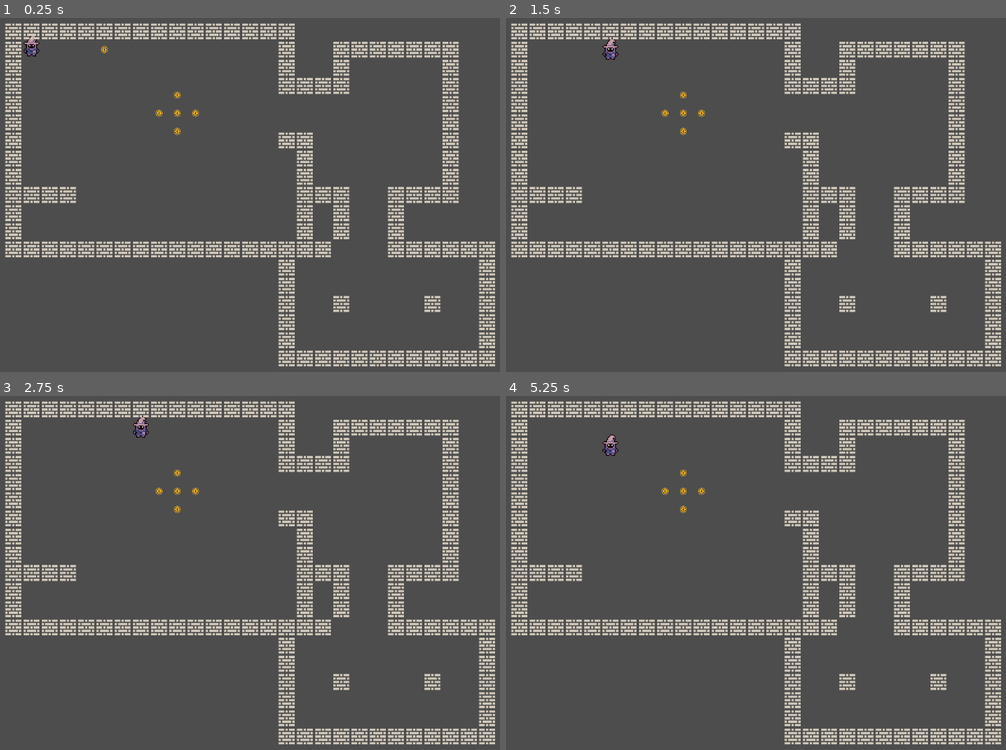
Above: before the commit, frames 1-4 (two rows, left to right).
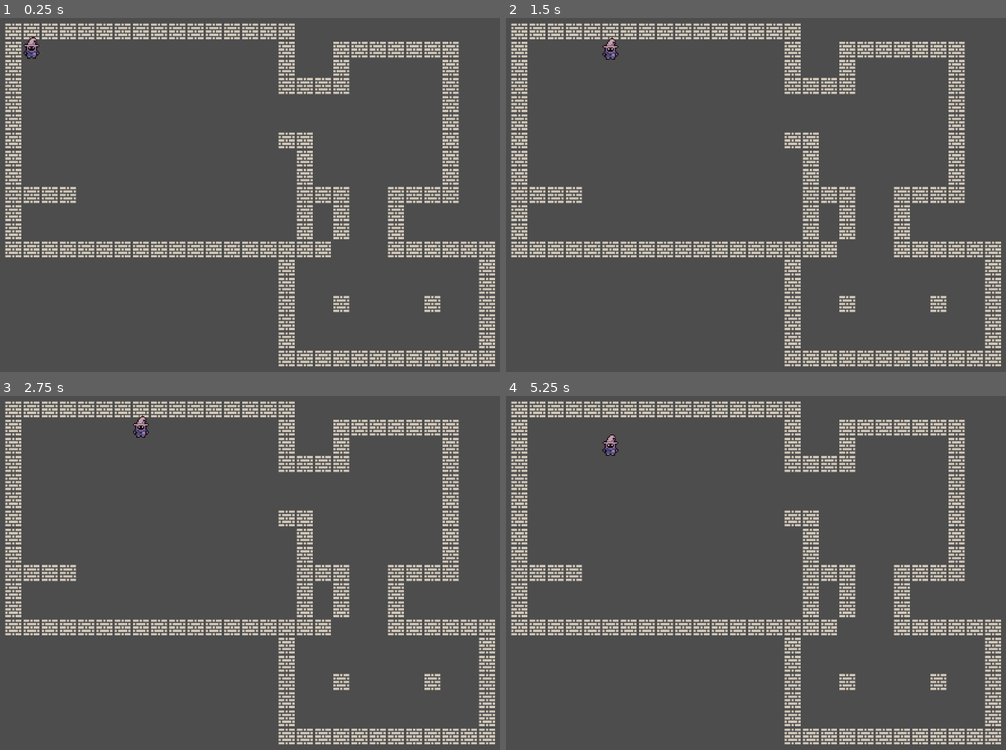
Above: after the commit, the same moments.

Repository: MickShannahan/drunken_dungeon
Game: Godot game, scene res://scenes/Game.tscn
Same seed, same stepped clock (60 frames per second), same inputs: the game is played once before the commit and once after it. Before the commit the project starts from res://scenes/MainScene.tscn.
Inputs:
- Up to frame 1 (0.25 s): no input
- Up to frame 2 (1.5 s): tap Enter (ui_accept) at 0.5, 0.6, 0.77, 1.07, 1.35 s; hold Right (ui_right) 0.53-1.28 s; hold Down (ui_down) from 1.28 s (still down)
- Up to frame 3 (2.75 s): tap Enter (ui_accept) at 1.52, 1.82, 2.1 s; release Down (ui_down) at 2.03 s; hold Right (ui_right) from 2.03 s (still down)
- Up to frame 4 (5.25 s): tap Enter (ui_accept) at 2.75, 2.85, 3.02, 3.32, 3.5, 3.6, 3.77, 4.07, 4.25, 4.35, 4.52, 4.82, 5, 5.1 s; release Right (ui_right) at 2.78 s; hold Up (ui_up) 2.78-3.53 s; hold Left (ui_left) 3.53-5.03 s; hold Down (ui_down) from 5.03 s (still down)

The runs differ from the first frame. In frame 1, 0.2% of the frame differs, in the area x 4-40%, y 5-34%; in frame 2, 0.1%; in frame 3, 0.1%; in frame 4, 0.1%.
Error after the commit: Parse Error: Expected indented block after match pattern block. (res://scenes/Game.tscn::GDScript_78awf:29)

Commit message:
bleh, feeling fart brained, can't write

Diff:
--- /dev/null
+++ b/scenes/Game.tscn
@@ -0,0 +1,90 @@
+[gd_scene load_steps=9 format=3 uid="uid://balqyl3r1p3fx"]
+
+[ext_resource type="PackedScene" uid="uid://cmha1jwu7rd55" path="res://scenes/Level.tscn" id="1_s0nni"]
+[ext_resource type="Script" uid="uid://beolpfc45v6r3" path="res://scripts/turn_manager.gd" id="2_78awf"]
+[ext_resource type="Script" uid="uid://blnqk1cgtgn33" path="res://scripts/floor_manager.gd" id="3_cpr0p"]
+[ext_resource type="PackedScene" uid="uid://c4ut5cvrpoxki" path="res://scenes/Player.tscn" id="3_kiw3p"]
+[ext_resource type="Script" uid="uid://5i0bx1rj5e2i" path="res://scripts/roll.gd" id="3_s0nni"]
+[ext_resource type="Script" uid="uid://cnj0e4jctobpn" path="res://scripts/move.gd" id="4_aug50"]
+
+[sub_resource type="GDScript" id="GDScript_78awf"]
+script/source = "extends Node2D
+
+enum Phase {
+	BEGIN_TURN,
+	ROLL,
+	MOVING,
+	RESOLVING_TILE,
+	END_TURN,
+	BETWEEN_FLOORS
+}
+
+@export var current_phase : Phase = Phase.BEGIN_TURN
+var prev_phase : Phase
+
+func _ready() -> void:
+	print_debug(\"current phase: \", current_phase)
+
+func _process(delta: float) -> void:
+	_handle_input()
+
+func _change_phase(new_phase: Phase):
+	prev_phase = current_phase
+	current_phase = new_phase
+
+func _handle_input():
+	match current_phase:
+		Phase.BEGIN_TURN:
+			_change_phase(Phase.ROLL)
+		Phase.ROLL:
+
+"
+
+[sub_resource type="GDScript" id="GDScript_s0nni"]
+script/source = "extends Node2D
+
+@export var player : CharacterBody2D
+
+
+# Called when the node enters the scene tree for the first time.
+func _ready() -> void:
+	pass # Replace with function body.
+
+
+# Called every frame. 'delta' is the elapsed time since the previous frame.
+func _process(delta: float) -> void:
+	pass
+"
+
+[node name="Game" type="Node2D"]
+script = SubResource("GDScript_78awf")
+current_phase = null
+
+[node name="FloorManager" type="Node" parent="."]
+script = ExtResource("3_cpr0p")
+
+[node name="TurnManager" type="Node" parent="."]
+script = ExtResource("2_78awf")
+
+[node name="Roll" type="Node" parent="TurnManager"]
+script = ExtResource("3_s0nni")
+
+[node name="Move" type="Node" parent="TurnManager"]
+script = ExtResource("4_aug50")
+
+[node name="World" type="Node" parent="."]
+
+[node name="TileMapLayer" parent="World" instance=ExtResource("1_s0nni")]
+position = Vector2(-120, 72)
+
+[node name="Camera2D" type="Camera2D" parent="World"]
+position = Vector2(48, 116)
+zoom = Vector2(2, 2)
+
+[node name="PlayerController" type="Node2D" parent="World" node_paths=PackedStringArray("player")]
+position = Vector2(-80, 56)
+script = SubResource("GDScript_s0nni")
+player = NodePath("../CharacterBody2D")
+
+[node name="CharacterBody2D" parent="World" instance=ExtResource("3_kiw3p")]
+position = Vector2(-208, -16)
--- a/scenes/MainScene.tscn
+++ /dev/null
@@ -1,35 +0,0 @@
-[gd_scene load_steps=4 format=3 uid="uid://balqyl3r1p3fx"]
-
-[ext_resource type="PackedScene" uid="uid://c4ut5cvrpoxki" path="res://scenes/Player.tscn" id="1_echbf"]
-[ext_resource type="PackedScene" uid="uid://cmha1jwu7rd55" path="res://scenes/Level.tscn" id="2_ibiss"]
-[ext_resource type="PackedScene" uid="uid://biaxio6oto3cp" path="res://scenes/Pickup.tscn" id="3_c6dvc"]
-
-[node name="MainScene" type="Node2D"]
-
-[node name="CharacterBody2D" parent="." instance=ExtResource("1_echbf")]
-position = Vector2(-208, -16)
-
-[node name="TileMapLayer" parent="." instance=ExtResource("2_ibiss")]
-position = Vector2(-120, 72)
-
-[node name="Camera2D" type="Camera2D" parent="."]
-position = Vector2(48, 116)
-zoom = Vector2(2, 2)
-
-[node name="Pickup" parent="." instance=ExtResource("3_c6dvc")]
-position = Vector2(-144, -16)
-
-[node name="Pickup2" parent="." instance=ExtResource("3_c6dvc")]
-position = Vector2(-96, 40)
-
-[node name="Pickup3" parent="." instance=ExtResource("3_c6dvc")]
-position = Vector2(-80, 40)
-
-[node name="Pickup4" parent="." instance=ExtResource("3_c6dvc")]
-position = Vector2(-64, 40)
-
-[node name="Pickup5" parent="." instance=ExtResource("3_c6dvc")]
-position = Vector2(-80, 24)
-
-[node name="Pickup6" parent="." instance=ExtResource("3_c6dvc")]
-position = Vector2(-80, 56)
--- a/scenes/Pickup.tscn
+++ b/scenes/Pickup.tscn
@@ -1,7 +1,7 @@
 [gd_scene load_steps=6 format=3 uid="uid://biaxio6oto3cp"]
 
 [ext_resource type="Texture2D" uid="uid://djjesrwansg2r" path="res://assets/tilesets/colored-transparent_packed.png" id="1_s6scd"]
-[ext_resource type="Script" uid="uid://clcswiys56prm" path="res://scripts/area_2d.gd" id="1_u187m"]
+[ext_resource type="Script" uid="uid://clcswiys56prm" path="res://scripts/coin.gd" id="1_u187m"]
 
 [sub_resource type="AtlasTexture" id="AtlasTexture_u187m"]
 atlas = ExtResource("1_s6scd")
--- a/scenes/Player.tscn
+++ b/scenes/Player.tscn
@@ -26,9 +26,9 @@
 script = ExtResource("1_v6fml")
 
 [node name="CharacterSprite" type="AnimatedSprite2D" parent="."]
-position = Vector2(0, -3)
+position = Vector2(0, -1)
 sprite_frames = SubResource("SpriteFrames_qhqgy")
-frame_progress = 0.5748289
+frame_progress = 0.9347202
 
 [node name="CollisionShape2D" type="CollisionShape2D" parent="."]
 shape = SubResource("CircleShape2D_v6fml")
--- /dev/null
+++ b/scenes/ui/main_game_ui.tscn
@@ -0,0 +1,9 @@
+[gd_scene format=3 uid="uid://ccagt5in31u65"]
+
+[node name="MainGameUi" type="Control"]
+layout_mode = 3
+anchors_preset = 15
+anchor_right = 1.0
+anchor_bottom = 1.0
+grow_horizontal = 2
+grow_vertical = 2
--- /dev/null
+++ b/scripts/floor_manager.gd
@@ -0,0 +1,11 @@
+extends Node
+class_name  FloorManager
+
+# Called when the node enters the scene tree for the first time.
+func _ready() -> void:
+	pass # Replace with function body.
+
+
+# Called every frame. 'delta' is the elapsed time since the previous frame.
+func _process(delta: float) -> void:
+	pass
--- /dev/null
+++ b/scripts/move.gd
@@ -0,0 +1,12 @@
+extends Phase
+class_name MovePhase
+
+var turn_manager:TurnManager = get_parent()
+var tiles_to_move: int
+var tiles_left: int
+var movement_dir: Vector2
+
+func Enter():
+	tiles_to_move = turn_manager.tiles_to_move
+	tiles_left = turn_manager.tiles_to_move
+	movement_dir = turn_manager.movement_dir
--- /dev/null
+++ b/scripts/phase_model.gd
@@ -0,0 +1,16 @@
+extends Node
+class_name Phase
+
+signal Transitioned
+
+func Enter():
+	pass
+
+func Exit():
+	pass
+
+func Update(delta: float):
+	pass
+
+func Physics_Update(delta: float):
+	pass
--- /dev/null
+++ b/scripts/roll.gd
@@ -0,0 +1,18 @@
+extends Phase
+class_name RollPhase
+
+@export var min_roll: int = 1
+@export var max_roll: int = 8
+@onready var turn_manager = get_parent()
+
+func Enter():
+	print_debug("Entered Roll Phase")
+
+func Update(delta: float):
+	if Input.is_action_just_pressed("ui_accept"):
+		_roll()
+
+func _roll():
+	var roll = randi_range(min_roll, max_roll)
+	turn_manager.tiles_to_move = roll
+	Transitioned.emit(self, "MovePhase")
--- /dev/null
+++ b/scripts/turn_manager.gd
@@ -0,0 +1,34 @@
+extends Node
+class_name TurnManager
+
+var phases : Dictionary = {}
+var current_phase: Phase
+var prev_phase : Phase
+
+var tiles_to_move: int = 0
+var movement_dir: Vector2
+
+# Called when the node enters the scene tree for the first time.
+func _ready() -> void:
+	for child in get_children():
+		if child is Phase:
+			phases[child.name.to_lower()] = child
+			child.Transitioned.connect(on_child_transition)
+
+
+# Called every frame. 'delta' is the elapsed time since the previous frame.
+func _process(delta: float) -> void:
+	pass
+
+func on_child_transition(phase: Phase, new_phase_name: String):
+	if phase != current_phase:
+		return
+
+	var new_phase: Phase = phases.get(new_phase_name.to_lower())
+	if !new_phase:
+		return
+
+	if current_phase:
+		current_phase.Exit()
+
+	new_phase.Enter()
Renamed: scripts/area_2d.gd -> scripts/coin.gd
Renamed: scripts/area_2d.gd.uid -> scripts/coin.gd.uid
Not shown, added: scripts/floor_manager.gd.uid
Not shown, added: scripts/move.gd.uid
Not shown, added: scripts/phase_model.gd.uid
Not shown, added: scripts/roll.gd.uid
Not shown, added: scripts/turn_manager.gd.uid
Not shown, added: scenes/Game.tscn94583602289.tmp
Not shown, added: scenes/Game.tscn94632360621.tmp
Not shown, added: scenes/Game.tscn94880089857.tmp
